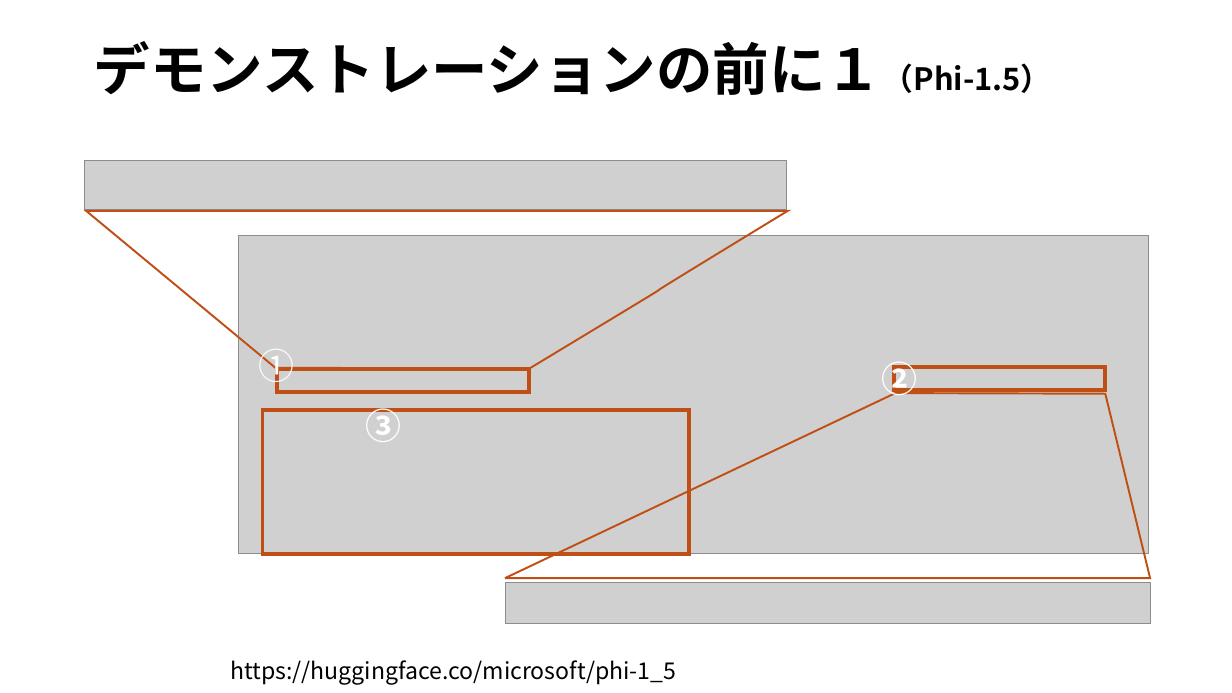
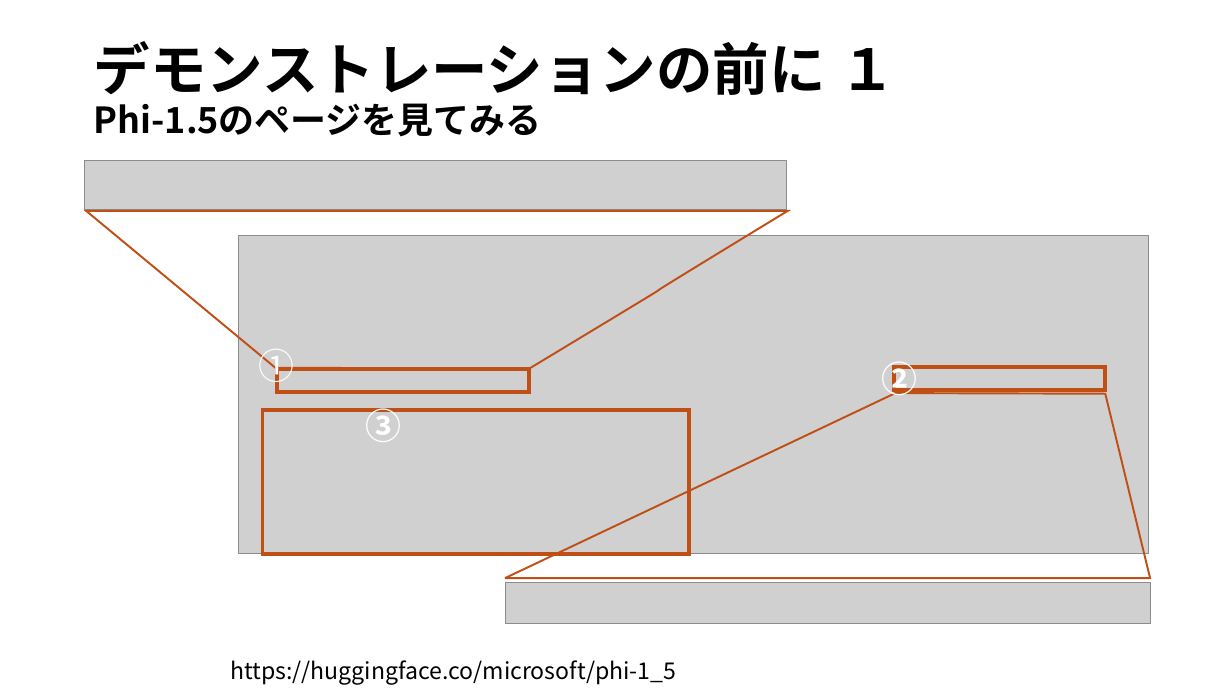
Before and after one commit to ikedachin/study_huggingface, a slide deck: slide 11 of huggingface 勉強会資料.pptx (slide 10 before the commit). Drawn at 1232x693 pixels with LibreOffice and Linux fonts; fonts in the diff are those of the drawing; grey boxes stand for pictures; background and template pictures are left out. Boxes give left, top, right and bottom in pixels: in the first picture for what was removed or moved away, otherwise in the second. Text is boxed around its words. In the diff, an @@ line names an element or a change of style, - is before the commit and + after.

Commit message:
宮野くんのアドバイスをもとに不ggingfaceの説明ページを追加

```diff
--- a/huggingface 勉強会資料.pptx
+++ b/huggingface 勉強会資料.pptx
@@ title at (94,41,895,137): text changed; size 44 to 28 pt @@
-デモンストレーションの前に１（Phi-1.5）
+デモンストレーションの前に １
+Phi-1.5のページを見てみる
```
Also in this commit, not shown: 4 other slides changed, 1 slide added, 1 other file.
